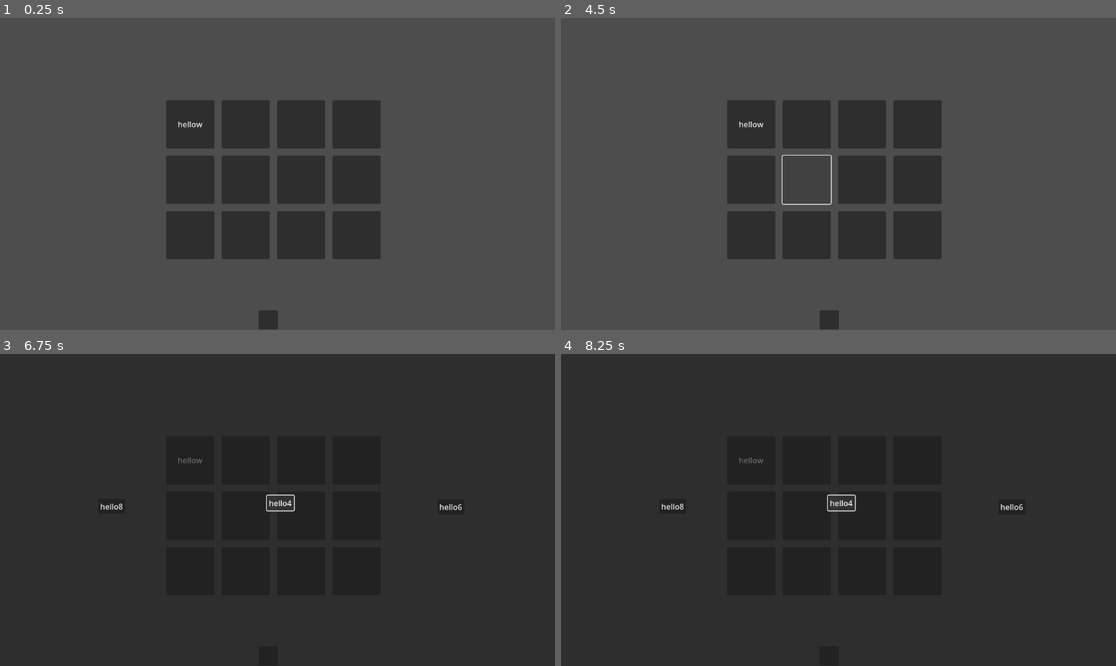
Above: before the commit, frames 1-4 (two rows, left to right).
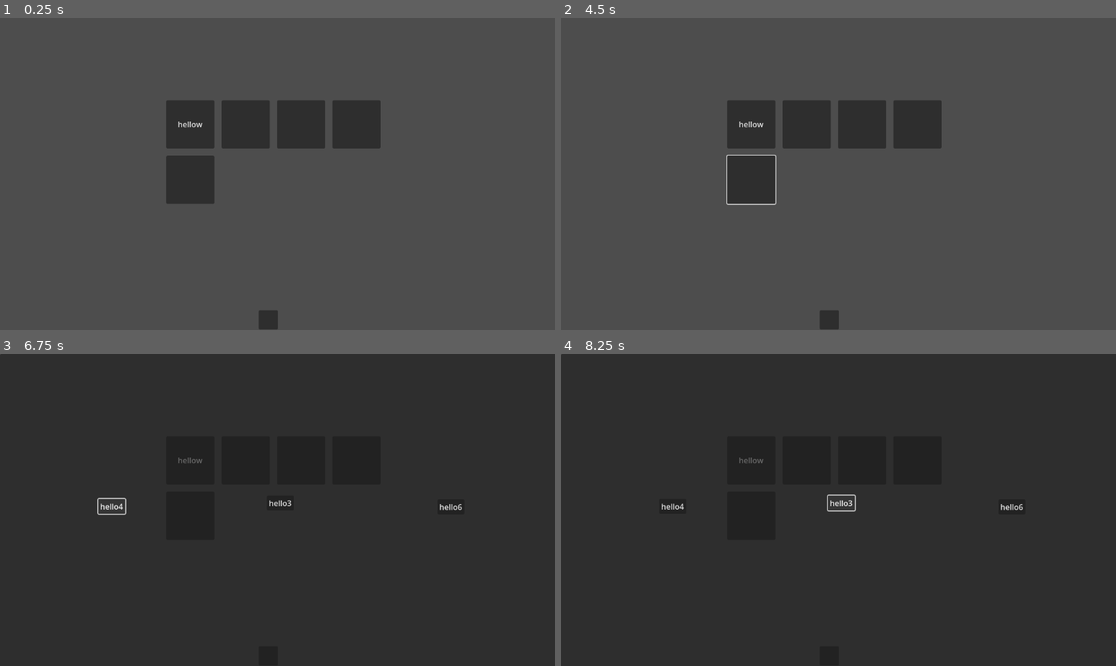
Above: after the commit, the same moments.

Repository: JonathanSentenne/GodotGameJam
Game: Godot game, scene res://Scenes/SceneGame.tscn
Same seed, same stepped clock (60 frames per second), same inputs: the game is played once before the commit and once after it. Before the commit the project starts from res://SceneGame.tscn.
Inputs (mouse positions are in pixels of both pictures, inside the frame that each line leads up to):
- Up to frame 1 (0.25 s): no input
- Up to frame 2 (4.5 s): click "hellow" at 0.5 s; click (805, 124) at 1.25 s; click (860, 124) at 2 s; click (916, 124) at 2.75 s; click (749, 180) at 3.5 s; click (805, 180) at 4.27 s
- Up to frame 3 (6.75 s): click (266, 656) at 5 s; click (299, 516) at 5.77 s; click "hello4" at 6.5 s
- Up to frame 4 (8.25 s): click (916, 516) at 7.27 s; click (844, 503) at 8 s, where only the run after the commit has a clickable "hello3"

The runs differ from the first frame. In frame 1, 9.3% of the frame differs, in the area x 29-69%, y 44-78%; in frame 2, 8.2%; in frame 3, 0.2%; in frame 4, less than 0.1%.

Commit message:
Je vais devenir fou

Diff:
--- a/InstantiateMonster.tscn
+++ /dev/null
@@ -1,7 +0,0 @@
-[gd_scene load_steps=2 format=3 uid="uid://d0idrx04e8xyr"]
-
-[ext_resource type="Script" path="res://YetiV1.gd" id="1_y7dsj"]
-
-[node name="InstantiateMonster" type="Button"]
-text = "hello"
-script = ExtResource("1_y7dsj")
--- a/InstantiateMonster10.tscn
+++ /dev/null
@@ -1,4 +0,0 @@
-[gd_scene format=3 uid="uid://dpcld5uqikrru"]
-
-[node name="InstantiateMonster" type="Button"]
-text = "hello10"
--- a/InstantiateMonster2.tscn
+++ /dev/null
@@ -1,4 +0,0 @@
-[gd_scene format=3 uid="uid://1awx3c1gokmp"]
-
-[node name="InstantiateMonster" type="Button"]
-text = "hello2"
--- a/InstantiateMonster3.tscn
+++ /dev/null
@@ -1,4 +0,0 @@
-[gd_scene format=3 uid="uid://cq6v2nkksk5cr"]
-
-[node name="InstantiateMonster" type="Button"]
-text = "hello3"
--- a/InstantiateMonster4.tscn
+++ /dev/null
@@ -1,4 +0,0 @@
-[gd_scene format=3 uid="uid://dyirudgc757wl"]
-
-[node name="InstantiateMonster" type="Button"]
-text = "hello4"
--- a/SceneGame.tscn
+++ /dev/null
@@ -1,128 +0,0 @@
-[gd_scene load_steps=4 format=3 uid="uid://cu30wjbacsupj"]
-
-[ext_resource type="Script" path="res://Main.gd" id="1_7omdp"]
-[ext_resource type="Script" path="res://Scripts/ListMouvement.gd" id="1_rq6wu"]
-
-[sub_resource type="GDScript" id="GDScript_3b1yg"]
-script/source = "extends Button
-
-signal value_changed(new_value)
-# Called when the node enters the scene tree for the first time.
-func _ready():
-	connect(\"pressed\",Callable(self,\"_on_Btn_pressed\"))
-
-func _on_Btn_pressed():
-	var value = self.text
-	emit_signal(\"value_changed\", value)
-
-"
-
-[node name="Node2D" type="Node2D"]
-script = ExtResource("1_7omdp")
-
-[node name="Grid" type="GridContainer" parent="."]
-custom_minimum_size = Vector2(1150, 650)
-offset_left = 345.0
-offset_top = 171.0
-offset_right = 1495.0
-offset_bottom = 821.0
-theme_override_constants/h_separation = 15
-theme_override_constants/v_separation = 15
-columns = 4
-
-[node name="Button00" type="Button" parent="Grid"]
-custom_minimum_size = Vector2(100, 100)
-layout_mode = 2
-text = "hellow"
-script = SubResource("GDScript_3b1yg")
-
-[node name="Button01" type="Button" parent="Grid"]
-custom_minimum_size = Vector2(100, 100)
-layout_mode = 2
-
-[node name="Button02" type="Button" parent="Grid"]
-custom_minimum_size = Vector2(100, 100)
-layout_mode = 2
-
-[node name="Button03" type="Button" parent="Grid"]
-custom_minimum_size = Vector2(100, 100)
-layout_mode = 2
-
-[node name="Button04" type="Button" parent="Grid"]
-custom_minimum_size = Vector2(100, 100)
-layout_mode = 2
-
-[node name="Button6" type="Button" parent="Grid"]
-custom_minimum_size = Vector2(100, 100)
-layout_mode = 2
-
-[node name="Button7" type="Button" parent="Grid"]
-custom_minimum_size = Vector2(100, 100)
-layout_mode = 2
-
-[node name="Button8" type="Button" parent="Grid"]
-custom_minimum_size = Vector2(100, 100)
-layout_mode = 2
-
-[node name="Button9" type="Button" parent="Grid"]
-custom_minimum_size = Vector2(100, 100)
-layout_mode = 2
-
-[node name="Button10" type="Button" parent="Grid"]
-custom_minimum_size = Vector2(100, 100)
-layout_mode = 2
-
-[node name="Button11" type="Button" parent="Grid"]
-custom_minimum_size = Vector2(100, 100)
-layout_mode = 2
-
-[node name="Button12" type="Button" parent="Grid"]
-custom_minimum_size = Vector2(100, 100)
-layout_mode = 2
-
-[node name="Control" type="Control" parent="."]
-layout_mode = 3
-anchors_preset = 0
-offset_right = 40.0
-offset_bottom = 40.0
-script = ExtResource("1_rq6wu")
-
-[node name="Button" type="Button" parent="Control"]
-top_level = true
-z_as_relative = false
-layout_mode = 0
-offset_left = 537.0
-offset_top = 607.0
-offset_right = 577.0
-offset_bottom = 647.0
-
-[node name="Panel" type="Panel" parent="Control"]
-layout_mode = 0
-offset_left = 2.0
-offset_top = 653.0
-offset_right = 1157.0
-offset_bottom = 1317.0
-
-[node name="Placeholder" type="Control" parent="Control/Panel"]
-layout_mode = 3
-anchors_preset = 0
-offset_left = 204.0
-offset_top = 301.0
-offset_right = 244.0
-offset_bottom = 341.0
-
-[node name="Placeholder2" type="Control" parent="Control/Panel"]
-layout_mode = 3
-anchors_preset = 0
-offset_left = 554.0
-offset_top = 294.0
-offset_right = 594.0
-offset_bottom = 334.0
-
-[node name="Placeholder3" type="Control" parent="Control/Panel"]
-layout_mode = 3
-anchors_preset = 0
-offset_left = 908.0
-offset_top = 302.0
-offset_right = 948.0
-offset_bottom = 342.0
--- /dev/null
+++ b/Scenes/InstantiateMonster.tscn
@@ -0,0 +1,8 @@
+[gd_scene load_steps=2 format=3 uid="uid://d0idrx04e8xyr"]
+
+[ext_resource type="Script" path="res://Scripts/Monsters.gd" id="1_hoble"]
+
+[node name="InstantiateMonster" type="Button"]
+text = "hello"
+script = ExtResource("1_hoble")
+monsterName = "Yeti"
--- /dev/null
+++ b/Scenes/InstantiateMonster2.tscn
@@ -0,0 +1,8 @@
+[gd_scene load_steps=2 format=3 uid="uid://1awx3c1gokmp"]
+
+[ext_resource type="Script" path="res://Scripts/Monsters.gd" id="1_3ksbe"]
+
+[node name="InstantiateMonster" type="Button"]
+text = "hello2"
+script = ExtResource("1_3ksbe")
+monsterName = "Phénix"
--- /dev/null
+++ b/Scenes/InstantiateMonster3.tscn
@@ -0,0 +1,8 @@
+[gd_scene load_steps=2 format=3 uid="uid://cq6v2nkksk5cr"]
+
+[ext_resource type="Script" path="res://Scripts/Monsters.gd" id="1_simn0"]
+
+[node name="InstantiateMonster" type="Button"]
+text = "hello3"
+script = ExtResource("1_simn0")
+monsterName = "Wandigo"
--- /dev/null
+++ b/Scenes/InstantiateMonster4.tscn
@@ -0,0 +1,8 @@
+[gd_scene load_steps=2 format=3 uid="uid://dyirudgc757wl"]
+
+[ext_resource type="Script" path="res://Scripts/Monsters.gd" id="1_nhq1v"]
+
+[node name="InstantiateMonster" type="Button"]
+text = "hello4"
+script = ExtResource("1_nhq1v")
+monsterName = "Angel"
--- /dev/null
+++ b/Scenes/SceneGame.tscn
@@ -0,0 +1,98 @@
+[gd_scene load_steps=5 format=3 uid="uid://cu30wjbacsupj"]
+
+[ext_resource type="Script" path="res://Scripts/Main.gd" id="1_tc3uy"]
+[ext_resource type="Script" path="res://Scripts/ListMouvement.gd" id="2_n6acb"]
+[ext_resource type="Script" path="res://Scripts/Teacher.gd" id="3_opeeg"]
+
+[sub_resource type="GDScript" id="GDScript_3b1yg"]
+script/source = "extends Button
+
+func _on_Button1_value_changed(new_value):
+	self.text = new_value
+# Called when the node enters the scene tree for the first time.
+
+
+"
+
+[node name="Node2D" type="Node2D"]
+script = ExtResource("1_tc3uy")
+
+[node name="Grid" type="GridContainer" parent="."]
+custom_minimum_size = Vector2(1150, 650)
+offset_left = 345.0
+offset_top = 171.0
+offset_right = 1495.0
+offset_bottom = 821.0
+theme_override_constants/h_separation = 15
+theme_override_constants/v_separation = 15
+columns = 4
+
+[node name="Button00" type="Button" parent="Grid"]
+custom_minimum_size = Vector2(100, 100)
+layout_mode = 2
+text = "hellow"
+script = SubResource("GDScript_3b1yg")
+
+[node name="Button01" type="Button" parent="Grid"]
+custom_minimum_size = Vector2(100, 100)
+layout_mode = 2
+
+[node name="Button02" type="Button" parent="Grid"]
+custom_minimum_size = Vector2(100, 100)
+layout_mode = 2
+
+[node name="Button03" type="Button" parent="Grid"]
+custom_minimum_size = Vector2(100, 100)
+layout_mode = 2
+
+[node name="Button04" type="Button" parent="Grid"]
+custom_minimum_size = Vector2(100, 100)
+layout_mode = 2
+
+[node name="Control" type="Control" parent="."]
+layout_mode = 3
+anchors_preset = 0
+offset_right = 40.0
+offset_bottom = 40.0
+script = ExtResource("2_n6acb")
+
+[node name="Button" type="Button" parent="Control"]
+top_level = true
+z_as_relative = false
+layout_mode = 0
+offset_left = 537.0
+offset_top = 607.0
+offset_right = 577.0
+offset_bottom = 647.0
+
+[node name="Panel" type="Panel" parent="Control"]
+layout_mode = 0
+offset_left = 2.0
+offset_top = 653.0
+offset_right = 1157.0
+offset_bottom = 1317.0
+script = ExtResource("3_opeeg")
+
+[node name="Placeholder" type="Control" parent="Control/Panel"]
+layout_mode = 3
+anchors_preset = 0
+offset_left = 204.0
+offset_top = 301.0
+offset_right = 244.0
+offset_bottom = 341.0
+
+[node name="Placeholder2" type="Control" parent="Control/Panel"]
+layout_mode = 3
+anchors_preset = 0
+offset_left = 554.0
+offset_top = 294.0
+offset_right = 594.0
+offset_bottom = 334.0
+
+[node name="Placeholder3" type="Control" parent="Control/Panel"]
+layout_mode = 3
+anchors_preset = 0
+offset_left = 908.0
+offset_top = 302.0
+offset_right = 948.0
+offset_bottom = 342.0
--- a/Main.gd
+++ b/Scripts/Main.gd
@@ -1,16 +1,15 @@
 extends Node2D
 
 var nodes = [
-	preload("res://InstantiateMonster.tscn"),
-	preload("res://InstantiateMonster2.tscn"),
-	preload("res://InstantiateMonster3.tscn"),
-	preload("res://InstantiateMonster4.tscn"),
-	preload("res://InstantiateMonster5.tscn"),
-	preload("res://InstantiateMonster6.tscn"),
-	preload("res://InstantiateMonster7.tscn"),
-	preload("res://InstantiateMonster8.tscn"),
-	preload("res://InstantiateMonster9.tscn"),
-	preload("res://InstantiateMonster10.tscn")
+	preload("res://Scenes/InstantiateMonster.tscn"),
+	preload("res://Scenes/InstantiateMonster2.tscn"),
+	preload("res://Scenes/InstantiateMonster3.tscn"),
+	preload("res://Scenes/InstantiateMonster4.tscn"),
+	preload("res://Scenes/InstantiateMonster5.tscn"),
+	preload("res://Scenes/InstantiateMonster6.tscn"),
+	preload("res://Scenes/InstantiateMonster7.tscn"),
+	preload("res://Scenes/InstantiateMonster8.tscn"),
+	preload("res://Scenes/InstantiateMonster9.tscn")
 ]
 
 var placeholders = []
@@ -21,7 +20,6 @@
 	placeholders.append($Control/Panel/Placeholder)
 	placeholders.append(get_node("Control/Panel/Placeholder2"))
 	placeholders.append(get_node("Control/Panel/Placeholder3"))
-
 
 	inst()
 	pass # Replace with function body.
--- /dev/null
+++ b/Scripts/Monsters.gd
@@ -0,0 +1,11 @@
+class_name Monster
+extends Button
+
+@export var monsterName = "no name"
+
+func getInfo():
+	return self.monsterName
+
+#func _on_Btn_pressed():
+	#var value = self.text
+	#emit_signal("value_changed", value)
--- /dev/null
+++ b/Scripts/Teacher.gd
@@ -0,0 +1,15 @@
+class_name Teacher
+extends Panel
+
+var monsters := []
+
+func _ready():
+	roolCall()
+
+
+func roolCall():
+	for child in get_children():
+		if child.has_method("getInfo"):
+			var monsterName = child.getInfo()
+			monsters.push_back(monsterName)
+		print("Monster: ",monsters)
--- a/YetiV1.gd
+++ /dev/null
@@ -1,11 +0,0 @@
-extends Button
-
-
-# Called when the node enters the scene tree for the first time.
-func _ready():
-	connect("pressed", Callable(self,"_on_SelectBtn_pressed"))
-
-func _on_SelectBtn_pressed():
-	#var button_grid = get_node("/root/Grid")
-	#button_grid.set_selected_button_info(self.text)
-	print("allo")
--- a/project.godot
+++ b/project.godot
@@ -11,6 +11,6 @@
 [application]
 
 config/name="Godot Game Jam"
-run/main_scene="res://SceneGame.tscn"
+run/main_scene="res://Scenes/SceneGame.tscn"
 config/features=PackedStringArray("4.2", "Forward Plus")
 config/icon="res://icon.svg"
Renamed: InstantiateMonster5.tscn -> Scenes/InstantiateMonster5.tscn
Renamed: InstantiateMonster6.tscn -> Scenes/InstantiateMonster6.tscn
Renamed: InstantiateMonster7.tscn -> Scenes/InstantiateMonster7.tscn
Renamed: InstantiateMonster8.tscn -> Scenes/InstantiateMonster8.tscn
Renamed: InstantiateMonster9.tscn -> Scenes/InstantiateMonster9.tscn
Renamed: ButtonGrid.gd -> Scripts/ButtonGrid.gd
Not shown, added: Scenes/SceC518.tmp
Not shown, added: Scenes/SceDE8A.tmp
